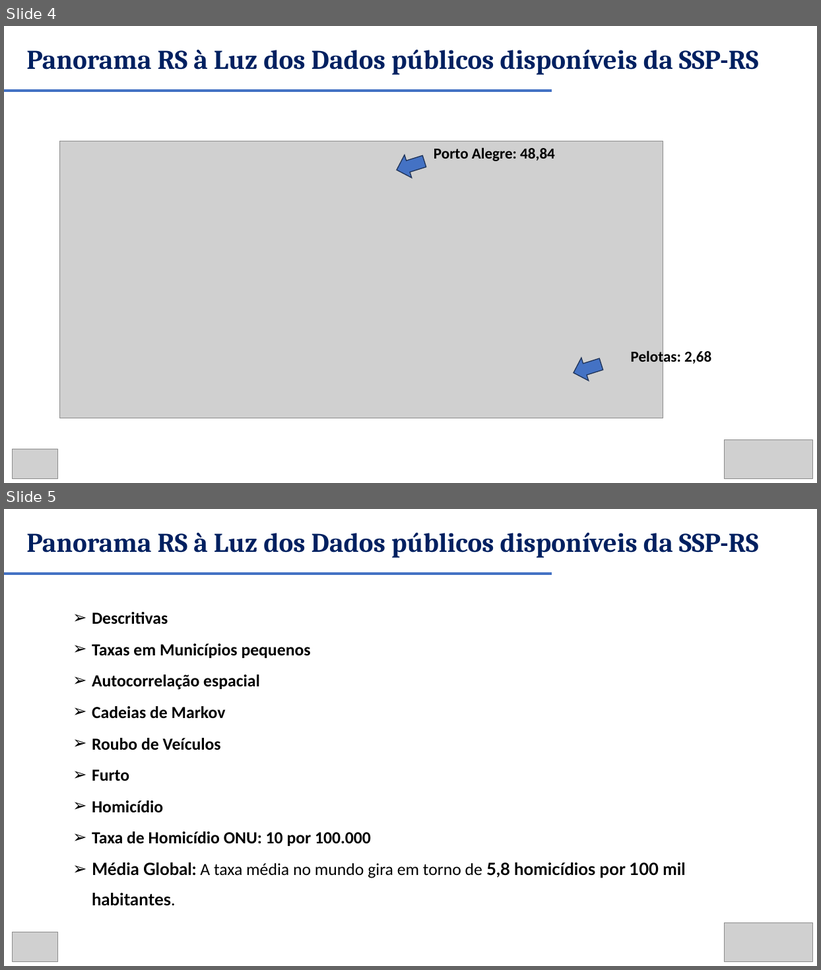
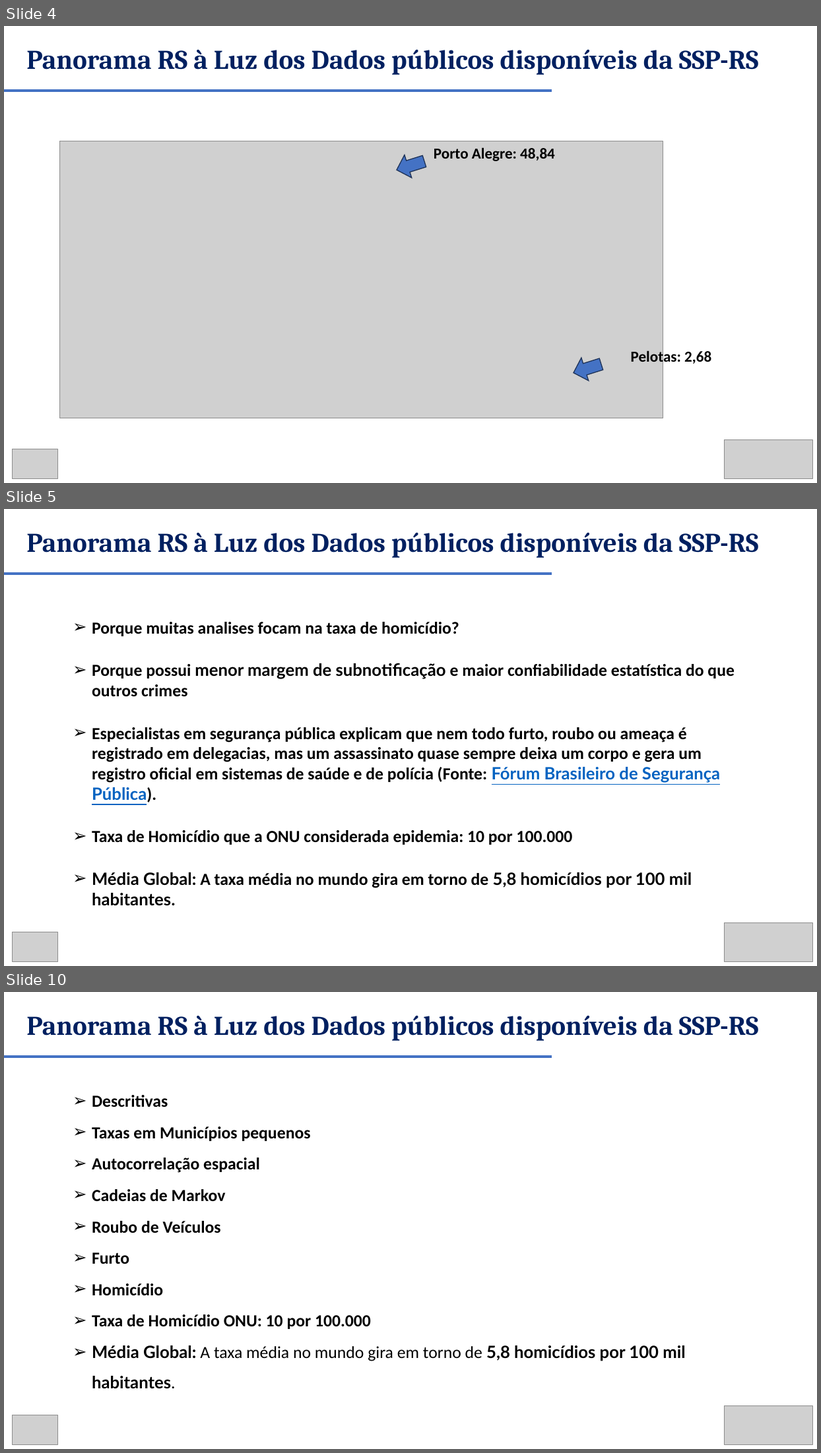
Before and after one commit to renanxcortes/semanistica_2026, a slide deck: DIA 2 - APRESENTACAO - VERSAO AMPLIADA FINAL.pptx. Shown one above the other, each under a label of ours: slides 4 and 5 before the commit, slides 4, 5 and 10 after it; the slides between them are not shown. The pictures are 821x970 and 821x1453 pixels, drawn with LibreOffice and Linux fonts; fonts in the diff are those of the drawing; grey boxes stand for pictures. Boxes give left, top, right and bottom in pixels: in the first picture for what was removed or moved away, otherwise in the second. Text is boxed around its words. In the diff, an @@ line names an element or a change of style, - is before the commit and + after.

```diff
--- a/DIA 2 - APRESENTACAO - VERSAO AMPLIADA FINAL.pptx
+++ b/DIA 2 - APRESENTACAO - VERSAO AMPLIADA FINAL.pptx
@@ slide 5 added at (x1=4, y1=509, x2=817, y2=966), background #FFFFFF @@
@@ text added at (x1=26, y1=532, x2=759, y2=558), 32 pt, text #002060, bold @@
+Panorama RS à Luz dos Dados públicos disponíveis da SSP-RS
@@ line added from (4, 574) to (552, 574), #4472C4 3 pt @@
@@ text added at (x1=92, y1=622, x2=735, y2=906), 20 pt, text #000000, bold @@
+➢ Porque muitas analises focam na taxa de homicídio?
+➢ Porque possui menor margem de subnotificação e maior confiabilidade estatística do que outros crimes
+➢ Especialistas em segurança pública explicam que nem todo furto, roubo ou ameaça é registrado em delegacias, mas um assassinato quase sempre deixa um corpo e gera um registro oficial em sistemas de saúde e de polícia (Fonte: Fórum Brasileiro de Segurança Pública).
+➢ Taxa de Homicídio que a ONU considerada epidemia: 10 por 100.000
+➢ Média Global: A taxa média no mundo gira em torno de 5,8 homicídios por 100 mil habitantes.
@@ picture added at (x1=725, y1=923, x2=813, y2=962) @@
@@ picture added at (x1=12, y1=932, x2=57, y2=962) @@
@@ what was slide 5 is now slide 10 @@
```
Also in this commit, not shown: 4 other slides added.
